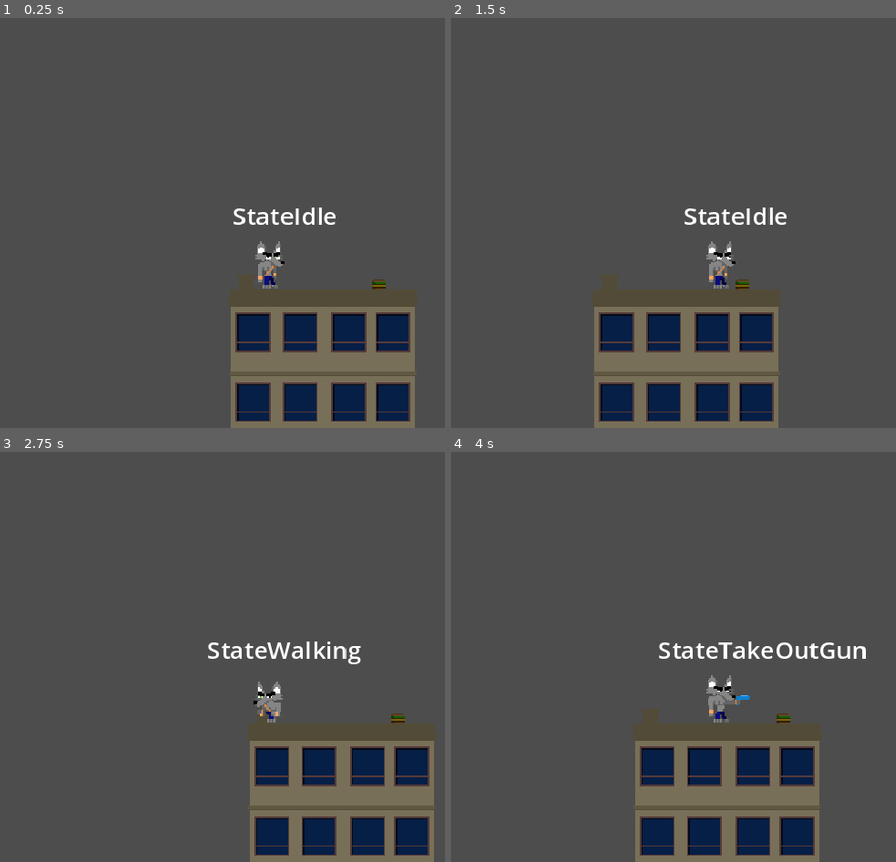
Above: before the commit, frames 1-4 (two rows, left to right).
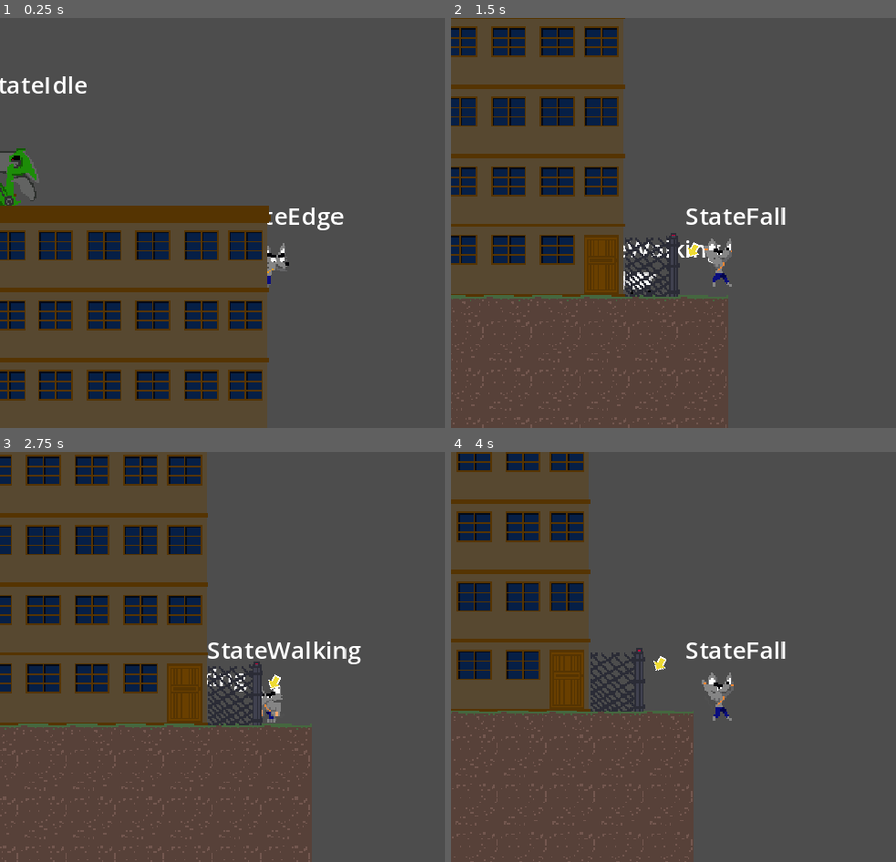
Above: after the commit, the same moments.

Repository: imikado/dupotSaveTheSheep
Game: Godot game, scene res://debug/debug.tscn
Two runs of this game, one before a commit and one after it. Both use one fixed random seed, a clock stepped at 60 frames per second and the inputs below. This scene is started directly instead of the project's main scene.
Inputs (mouse positions are in pixels of both pictures, inside the frame that each line leads up to):
- Up to frame 1 (0.25 s): no input
- Up to frame 2 (1.5 s): tap Enter (ui_accept) at 0.5, 0.77 s; move the mouse to (outside the picture) at 0.52 s; hold Right (ui_right) 0.53-1.25 s; tap Backspace (carry_sheep, bound only before the commit) at 0.6 s; click (outside the picture) at 0.67 s; drag from (669, 243) to (780, 305) at 1.27 s
- Up to frame 3 (2.75 s): move the mouse to (436, 566) at 2.02 s; hold Left (ui_left) from 2.03 s (still down); tap Tab (player_action) at 2.1 s; tap Backspace (carry_sheep, bound only before the commit) at 2.3 s
- Up to frame 4 (4 s): release Left (ui_left) at 2.75 s; drag from (780, 739) to (597, 595) at 2.77 s; move the mouse to (outside the picture) at 3.52 s; hold Right (ui_right) from 3.53 s (still down); tap Backspace (carry_sheep, bound only before the commit) at 3.6 s; tap Enter (ui_accept) at 3.77 s

The runs differ from the first frame. In frame 1, 42% of the frame differs, in the area x 0-94%, y 14-100%; in frame 2, 40%; in frame 3, 44%, in the area x 0-98%, y 0-100%; in frame 4, 34%.

Commit message:
improve performances: when room is not visible in camera area, we does not display his decor node tree

Diff:
--- a/debug/debug.tscn
+++ b/debug/debug.tscn
@@ -1,18 +1,18 @@
 [gd_scene load_steps=4 format=3 uid="uid://b7gf31soavv60"]
 
+[ext_resource type="PackedScene" uid="uid://cs0lw5ouwumj3" path="res://src/Levels/rooms/room_1.tscn" id="1_56ecs"]
 [ext_resource type="PackedScene" uid="uid://dld0jkheienqb" path="res://src/Actors/Players/Player.tscn" id="2_g1fp7"]
 [ext_resource type="PackedScene" uid="uid://detnxs05jctwf" path="res://src/Actors/Players/Sheep.tscn" id="3_8yxh2"]
-[ext_resource type="PackedScene" uid="uid://blqbs5g1aiy8m" path="res://src/Levels/rooms/room_3.tscn" id="3_owbks"]
 
 [node name="Debug" type="Node2D"]
 
-[node name="Room3" parent="." instance=ExtResource("3_owbks")]
-
-[node name="Player" parent="Room3" instance=ExtResource("2_g1fp7")]
-position = Vector2(348, 138)
-
-[node name="Camera2D" type="Camera2D" parent="Room3/Player"]
-position = Vector2(63, -43)
+[node name="Room1" parent="." instance=ExtResource("1_56ecs")]
 
 [node name="Sheep" parent="." instance=ExtResource("3_8yxh2")]
 position = Vector2(337, 336)
+
+[node name="Player" parent="." instance=ExtResource("2_g1fp7")]
+position = Vector2(348, 138)
+
+[node name="Camera2D" type="Camera2D" parent="Player"]
+position = Vector2(63, -43)
--- a/project.godot
+++ b/project.godot
@@ -24,6 +24,10 @@
 GlobalSheep="*res://src/Autoload/GlobalSheep.gd"
 GlobalTransition="*res://src/Autoload/global_transition.tscn"
 
+[debug]
+
+settings/stdout/print_fps=true
+
 [display]
 
 window/size/viewport_width=480
@@ -31,6 +35,7 @@
 window/size/window_width_override=1440
 window/size/window_height_override=810
 window/stretch/mode="canvas_items"
+window/vsync/vsync_mode=2
 
 [filesystem]
 
@@ -46,16 +51,28 @@
 , Object(InputEventJoypadButton,"resource_local_to_scene":false,"resource_name":"","device":-1,"button_index":1,"pressure":0.0,"pressed":false,"script":null)
 ]
 }
-carry_sheep={
+ui_left={
 "deadzone": 0.5,
-"events": [Object(InputEventJoypadButton,"resource_local_to_scene":false,"resource_name":"","device":-1,"button_index":0,"pressure":0.0,"pressed":false,"script":null)
-, Object(InputEventKey,"resource_local_to_scene":false,"resource_name":"","device":-1,"window_id":0,"alt_pressed":false,"shift_pressed":false,"ctrl_pressed":false,"meta_pressed":false,"pressed":false,"keycode":0,"physical_keycode":4194308,"key_label":0,"unicode":0,"echo":false,"script":null)
+"events": [Object(InputEventKey,"resource_local_to_scene":false,"resource_name":"","device":0,"window_id":0,"alt_pressed":false,"shift_pressed":false,"ctrl_pressed":false,"meta_pressed":false,"pressed":false,"keycode":4194319,"physical_keycode":0,"key_label":0,"unicode":0,"echo":false,"script":null)
+, Object(InputEventJoypadButton,"resource_local_to_scene":false,"resource_name":"","device":0,"button_index":13,"pressure":0.0,"pressed":false,"script":null)
+, Object(InputEventJoypadMotion,"resource_local_to_scene":false,"resource_name":"","device":0,"axis":0,"axis_value":-1.0,"script":null)
+, Object(InputEventJoypadMotion,"resource_local_to_scene":false,"resource_name":"","device":-1,"axis":4,"axis_value":-1.0,"script":null)
+]
+}
+ui_right={
+"deadzone": 0.5,
+"events": [Object(InputEventKey,"resource_local_to_scene":false,"resource_name":"","device":0,"window_id":0,"alt_pressed":false,"shift_pressed":false,"ctrl_pressed":false,"meta_pressed":false,"pressed":false,"keycode":4194321,"physical_keycode":0,"key_label":0,"unicode":0,"echo":false,"script":null)
+, Object(InputEventJoypadButton,"resource_local_to_scene":false,"resource_name":"","device":0,"button_index":14,"pressure":0.0,"pressed":false,"script":null)
+, Object(InputEventJoypadMotion,"resource_local_to_scene":false,"resource_name":"","device":0,"axis":0,"axis_value":1.0,"script":null)
+, Object(InputEventJoypadMotion,"resource_local_to_scene":false,"resource_name":"","device":-1,"axis":4,"axis_value":1.0,"script":null)
 ]
 }
 player_action={
 "deadzone": 0.5,
 "events": [Object(InputEventKey,"resource_local_to_scene":false,"resource_name":"","device":0,"window_id":0,"alt_presse …(181 unchanged characters)…
 , Object(InputEventJoypadButton,"resource_local_to_scene":false,"resource_name":"","device":-1,"button_index":2,"pressure":0.0,"pressed":false,"script":null)
+, Object(InputEventJoypadButton,"resource_local_to_scene":false,"resource_name":"","device":-1,"button_index":7,"pressure":0.0,"pressed":false,"script":null)
+, Object(InputEventJoypadButton,"resource_local_to_scene":false,"resource_name":"","device":-1,"button_index":6,"pressure":0.0,"pressed":false,"script":null)
 ]
 }
 
--- a/src/Actors/Enemies/CanonBall.tscn
+++ b/src/Actors/Enemies/CanonBall.tscn
@@ -53,6 +53,8 @@
 radius = 7.0
 
 [node name="Fireball" type="RigidBody2D"]
+z_index = 12
+z_as_relative = false
 script = ExtResource("1_lqbk5")
 
 [node name="AnimatedSprite2D" type="AnimatedSprite2D" parent="."]
--- a/src/Actors/Enemies/CanonRex.gd
+++ b/src/Actors/Enemies/CanonRex.gd
@@ -35,11 +35,13 @@
 func damage():
 	if !alive:
 		return
-	set_new_state(CanonRexStateMachine.STATE_DAMAGED)
 	life -=1
 	if life <=0:
 		alive=false
 		die()
+	else:
+		set_new_state(CanonRexStateMachine.STATE_DAMAGED)
+
 
 
 func spawn_fireball():
--- a/src/Actors/Enemies/CanonRex.tscn
+++ b/src/Actors/Enemies/CanonRex.tscn
@@ -185,6 +185,8 @@
 size = Vector2(132, 35)
 
 [node name="CanonRex" type="CharacterBody2D"]
+z_index = 14
+z_as_relative = false
 script = ExtResource("1_ci1on")
 FireBall = ExtResource("2_ecwdd")
 points = 10
--- a/src/Actors/Enemies/TRex.gd
+++ b/src/Actors/Enemies/TRex.gd
@@ -80,11 +80,12 @@
 func damage():
 	if !alive:
 		return
-	set_new_state(TRexStateMachine.STATE_DAMAGED)
 	life -=1
 	if life <=0:
 		alive=false
 		die()
+	else:
+		set_new_state(TRexStateMachine.STATE_DAMAGED)
 
 func spawn():
 	set_new_state(TRexStateMachine.STATE_SPAWN)
--- a/src/Actors/Enemies/TRex.tscn
+++ b/src/Actors/Enemies/TRex.tscn
@@ -312,7 +312,8 @@
 }
 
 [node name="TRex" type="CharacterBody2D"]
-z_index = 10
+z_index = 14
+z_as_relative = false
 script = ExtResource("1_krotj")
 points = 10
 
--- a/src/Actors/Players/Bullet.tscn
+++ b/src/Actors/Players/Bullet.tscn
@@ -53,6 +53,8 @@
 radius = 2.0
 
 [node name="Bullet" type="RigidBody2D"]
+z_index = 14
+z_as_relative = false
 script = ExtResource("1_axmbu")
 
 [node name="Sprite2D" type="Sprite2D" parent="."]
--- a/src/Actors/Players/Player.gd
+++ b/src/Actors/Players/Player.gd
@@ -109,7 +109,10 @@
 func update_move(_delta):
 
 	if _pending_action!=null and GlobalInput.is_press_action_button():
+		print('action')
 		action()
+	elif GlobalInput.is_press_action_button():
+		print("pending acion is empty")
 
 	var currentSpeed= get_current_speed()
 
--- a/src/Levels/MainLevelCamera2D.gd
+++ b/src/Levels/MainLevelCamera2D.gd
@@ -57,9 +57,9 @@
 	position.x=min_x+delta_x
 	position.y=min_y+delta_y
 
-	var zoom_x=clamp(get_viewport_rect().size.x/(max_x-min_x),0.2,1)
+	var zoom_x=clamp(get_viewport_rect().size.x/(max_x-min_x),0.3,1)
 
-	var zoom_y=clamp(get_viewport_rect().size.y/(min_y-max_y),0.2,1)
+	var zoom_y=clamp(get_viewport_rect().size.y/(min_y-max_y),0.3,1)
 
 	if zoom_x < zoom_y:
 		zoom=Vector2(zoom_x,zoom_x)
--- a/src/Levels/Shared/Gate.tscn
+++ b/src/Levels/Shared/Gate.tscn
@@ -171,6 +171,8 @@
 size = Vector2(9, 20)
 
 [node name="Gate" type="StaticBody2D"]
+z_index = 13
+z_as_relative = false
 script = ExtResource("1_yson1")
 
 [node name="Sprite2D" type="Sprite2D" parent="."]
@@ -194,7 +196,7 @@
 shape = SubResource("RectangleShape2D_0uc48")
 
 [node name="Sprite2D2" type="Sprite2D" parent="."]
-z_index = 10
+z_index = 16
 z_as_relative = false
 position = Vector2(-14, -1)
 texture = ExtResource("1_vgx7k")
--- a/src/Levels/main_level.gd
+++ b/src/Levels/main_level.gd
@@ -48,8 +48,18 @@
 
 	return roomList[roomNumber]
 
+
+func debug_hook():
+	if GlobalGame.is_debug():
+		player.global_position.x+=820
+		#player.global_position.y=0
+
+		sheep.global_position.x+=820
+
+
 # Called when the node enters the scene tree for the first time.
 func _ready():
+	print('main loaded')
 
 	GlobalPlayer.set_actor(player)
 
@@ -91,6 +101,9 @@
 		roomLoop.global_position.x=currentX
 		roomLoop.global_position.y=0
 
+		if i == 1:
+			roomLoop.set_decor_visible(true)
+
 		currentX+=roomLoop.width
 
 		var parallaxLayerSpriteLoop=parallaxLayerSprite.duplicate()
@@ -109,6 +122,8 @@
 
 	sheep.global_position.x=-10
 	#sheep.global_position.y=0
+
+	debug_hook()
 
 
 func on_enemy_die(enemy):
--- a/src/Levels/main_level.tscn
+++ b/src/Levels/main_level.tscn
@@ -59,8 +59,12 @@
 [node name="Controls" parent="." instance=ExtResource("4_wa5bp")]
 
 [node name="Player" parent="." instance=ExtResource("6_04vjb")]
+z_index = 14
+z_as_relative = false
 
 [node name="Sheep" parent="." instance=ExtResource("7_f3yar")]
+z_index = 14
+z_as_relative = false
 
 [node name="Camera2D" type="Camera2D" parent="." node_paths=PackedStringArray("player", "sheep")]
 script = ExtResource("12_td7dg")
--- a/src/Levels/rooms/room_1.gd
+++ b/src/Levels/rooms/room_1.gd
@@ -2,13 +2,23 @@
 
 @onready var width=$ColorRect.get_rect().size.x
 
-@onready var canonRex:CanonRex=$CanonRex
+@onready var canonRex:CanonRex=$decor/CanonRex
+
+@onready var _decor:Node2D=$decor
+
+func _ready():
+	set_decor_visible(false)
+
+func set_decor_visible(state):
+	_decor.visible=state
 
 func _on_visible_on_screen_notifier_2d_screen_entered():
+	set_decor_visible(true)
 	canonRex.enable()
 	pass # Replace with function body.
 
 
 func _on_visible_on_screen_notifier_2d_screen_exited():
+	set_decor_visible(false)
 	canonRex.disable()
 	pass # Replace with function body.
--- a/src/Levels/rooms/room_1.tscn
+++ b/src/Levels/rooms/room_1.tscn
@@ -15,7 +15,11 @@
 offset_bottom = 400.0
 color = Color(0, 0.156863, 0.321569, 1)
 
-[node name="building" type="TileMap" parent="."]
+[node name="decor" type="Node2D" parent="."]
+
+[node name="building" type="TileMap" parent="decor"]
+z_index = 10
+z_as_relative = false
 position = Vector2(0, 16)
 tile_set = ExtResource("2_w2phm")
 rendering_quadrant_size = 46
@@ -23,20 +27,22 @@
 layer_0/name = "building"
 layer_0/tile_data = PackedInt32Array(393221, 262144, 2, 393222, 327680, 2, 393223, 327680, 2, 393224, 327680, 2, 393225 …(595 unchanged characters)…
 
-[node name="gates" type="Node2D" parent="."]
+[node name="gates" type="Node2D" parent="decor"]
 position = Vector2(-1, 13)
 
-[node name="Gate" parent="gates" instance=ExtResource("2_61ble")]
+[node name="Gate" parent="decor/gates" instance=ExtResource("2_61ble")]
 position = Vector2(381, 305)
 
-[node name="ground" type="TileMap" parent="." groups=["ground"]]
+[node name="ground" type="TileMap" parent="decor" groups=["ground"]]
+z_index = 12
+z_as_relative = false
 tile_set = ExtResource("3_4isbu")
 rendering_quadrant_size = 32
 format = 2
 layer_0/name = "Ground"
 layer_0/tile_data = PackedInt32Array(917504, 1, 1, 917505, 1, 1, 917506, 1, 1, 917507, 1, 1, 917508, 1, 1, 917509, 1, 1 …(5104 unchanged characters)…
 
-[node name="CanonRex" parent="." instance=ExtResource("5_k67tc")]
+[node name="CanonRex" parent="decor" instance=ExtResource("5_k67tc")]
 position = Vector2(184, 66)
 
 [node name="VisibleOnScreenNotifier2D" type="VisibleOnScreenNotifier2D" parent="."]
--- a/src/Levels/rooms/room_2.gd
+++ b/src/Levels/rooms/room_2.gd
@@ -4,20 +4,28 @@
 
 @onready var _enemyList=$enemyList
 
+@onready var _decor:Node2D=$decor
+
 @onready var _spawnTimer=$Timer
 @onready var _spawnStartTimer=$StartTimer
 
-@onready var _spawnMarker2D=$spawnMarker2D
+@onready var _spawnMarker2D=$decor/spawnMarker2D
 
 @export var TRex:PackedScene
 
-@onready var door:Door=$Door
+@onready var door:Door=$decor/Door
 
-@onready var _spawnAlert:Sprite2D=$building/spawnAlert
+@onready var _spawnAlert:Sprite2D=$decor/building/spawnAlert
 
 var started=false
 
 var enabled=false
+
+func _ready():
+	set_decor_visible(false)
+
+func set_decor_visible(state):
+	_decor.visible=state
 
 func spawn_trex():
 
@@ -59,6 +67,8 @@
 	return enabled
 
 func _on_visible_on_screen_notifier_2d_screen_entered():
+	print('visible')
+	set_decor_visible(true)
 	if !is_enabled():
 		if !started :
 			_spawnStartTimer.start()
@@ -68,6 +78,7 @@
 		enable_enemy_list()
 
 func _on_visible_on_screen_notifier_2d_screen_exited():
+	set_decor_visible(false)
 	disable_enemy_list()
 	_spawnTimer.stop()
 
--- a/src/Levels/rooms/room_2.tscn
+++ b/src/Levels/rooms/room_2.tscn
@@ -13,13 +13,11 @@
 script = ExtResource("1_jgm7b")
 TRex = ExtResource("2_2ormh")
 
-[node name="ColorRect" type="ColorRect" parent="."]
-visible = false
-offset_right = 316.0
-offset_bottom = 400.0
-color = Color(0, 0.156863, 0.321569, 1)
+[node name="decor" type="Node2D" parent="."]
 
-[node name="building" type="TileMap" parent="."]
+[node name="building" type="TileMap" parent="decor"]
+z_index = 10
+z_as_relative = false
 position = Vector2(0, 16)
 tile_set = ExtResource("2_d27jb")
 rendering_quadrant_size = 46
@@ -27,7 +25,7 @@
 layer_0/name = "building"
 layer_0/tile_data = PackedInt32Array(393223, 131072, 2, 196615, 131072, 0, 196614, 65536, 0, 262150, 65536, 1, 327686,  …(337 unchanged characters)…
 
-[node name="Sprite2D" type="Sprite2D" parent="building"]
+[node name="Sprite2D" type="Sprite2D" parent="decor/building"]
 modulate = Color(0.470588, 0.435294, 0.345098, 1)
 position = Vector2(236, 267)
 scale = Vector2(0.195075, 0.195075)
@@ -35,7 +33,7 @@
 region_enabled = true
 region_rect = Rect2(0, 0, 64, 64)
 
-[node name="spawnAlert" type="Sprite2D" parent="building"]
+[node name="spawnAlert" type="Sprite2D" parent="decor/building"]
 visible = false
 modulate = Color(1, 0.309804, 0.835294, 1)
 position = Vector2(236, 267)
@@ -44,21 +42,35 @@
 region_enabled = true
 region_rect = Rect2(0, 0, 64, 64)
 
-[node name="gates" type="Node2D" parent="."]
+[node name="gates" type="Node2D" parent="decor"]
 position = Vector2(-1, 15)
 
-[node name="Gate" parent="gates" instance=ExtResource("3_78nxm")]
+[node name="Gate" parent="decor/gates" instance=ExtResource("3_78nxm")]
 position = Vector2(285, 303)
 
-[node name="ground" type="TileMap" parent="." groups=["ground"]]
+[node name="ground" type="TileMap" parent="decor" groups=["ground"]]
+z_index = 12
+z_as_relative = false
 tile_set = ExtResource("3_tk8ub")
 rendering_quadrant_size = 32
 format = 2
 layer_0/name = "Ground"
 layer_0/tile_data = PackedInt32Array(917504, 1, 1, 917505, 1, 1, 917506, 1, 1, 917507, 1, 1, 917508, 1, 1, 917509, 1, 1 …(4807 unchanged characters)…
 
-[node name="spawnMarker2D" type="Marker2D" parent="."]
+[node name="spawnMarker2D" type="Marker2D" parent="decor"]
 position = Vector2(236, 334)
+
+[node name="WaterBottle" parent="decor" instance=ExtResource("5_7csw6")]
+position = Vector2(113, 185)
+
+[node name="Door" parent="decor" instance=ExtResource("7_w8dgg")]
+position = Vector2(237.5, 316.5)
+
+[node name="ColorRect" type="ColorRect" parent="."]
+visible = false
+offset_right = 316.0
+offset_bottom = 400.0
+color = Color(0, 0.156863, 0.321569, 1)
 
 [node name="enemyList" type="Node2D" parent="."]
 
@@ -66,15 +78,9 @@
 wait_time = 30.0
 one_shot = true
 
-[node name="WaterBottle" parent="." instance=ExtResource("5_7csw6")]
-position = Vector2(113, 185)
-
 [node name="VisibleOnScreenNotifier2D" type="VisibleOnScreenNotifier2D" parent="."]
-position = Vector2(159.5, 322)
-scale = Vector2(15.95, 1.3)
-
-[node name="Door" parent="." instance=ExtResource("7_w8dgg")]
-position = Vector2(237.5, 316.5)
+position = Vector2(159.5, 224.5)
+scale = Vector2(15.95, 11.05)
 
 [node name="StartTimer" type="Timer" parent="."]
 wait_time = 5.0
--- a/src/Levels/rooms/room_3.gd
+++ b/src/Levels/rooms/room_3.gd
@@ -2,18 +2,26 @@
 
 @onready var width=$ColorRect.get_rect().size.x
 
-@onready var drone=$drone
+@onready var drone=$decor/drone
+
+@onready var _decor:Node2D=$decor
 
 var enabled=false
 
 func _ready():
+	set_decor_visible(false)
 	set_drone_process(false)
 
+func set_decor_visible(state):
+	_decor.visible=state
+
 func _on_visible_on_screen_notifier_2d_screen_entered():
+	set_decor_visible(true)
 	enabled=true
 	set_drone_process(enabled)
 
 func _on_visible_on_screen_notifier_2d_screen_exited():
+	set_decor_visible(false)
 	enabled=false
 	set_drone_process(enabled)
 
--- a/src/Levels/rooms/room_3.tscn
+++ b/src/Levels/rooms/room_3.tscn
@@ -18,7 +18,11 @@
 offset_bottom = 400.0
 color = Color(0, 0.156863, 0.321569, 1)
 
-[node name="building" type="TileMap" parent="."]
+[node name="decor" type="Node2D" parent="."]
+
+[node name="building" type="TileMap" parent="decor"]
+z_index = 10
+z_as_relative = false
 position = Vector2(0, 16)
 tile_set = ExtResource("1_ow6v7")
 rendering_quadrant_size = 46
@@ -26,52 +30,54 @@
 layer_0/name = "building"
 layer_0/tile_data = PackedInt32Array(393217, 262144, 2, 393218, 327680, 2, 393219, 393216, 2, 327683, 393216, 1, 262147 …(547 unchanged characters)…
 
-[node name="ground" type="TileMap" parent="." groups=["ground"]]
+[node name="ground" type="TileMap" parent="decor" groups=["ground"]]
+z_index = 12
+z_as_relative = false
 tile_set = ExtResource("3_77cwb")
 rendering_quadrant_size = 32
 format = 2
 layer_0/name = "Ground"
 layer_0/tile_data = PackedInt32Array(917504, 1, 1, 917513, 1, 1, 851968, 1, 1, 851977, 1, 1, 720896, 1, 1, 720905, 1, 1 …(7612 unchanged characters)…
 
-[node name="bridge" parent="." instance=ExtResource("4_ajfhn")]
+[node name="bridge" parent="decor" instance=ExtResource("4_ajfhn")]
 position = Vector2(289, 337)
 _number_subBridge = 5
 
-[node name="Handle" parent="." node_paths=PackedStringArray("bridge") instance=ExtResource("5_ojdwi")]
+[node name="Handle" parent="decor" node_paths=PackedStringArray("bridge") instance=ExtResource("5_ojdwi")]
 position = Vector2(308, 333)
 bridge = NodePath("../bridge")
 
-[node name="drone" parent="." instance=ExtResource("6_i0xx1")]
+[node name="drone" parent="decor" instance=ExtResource("6_i0xx1")]
 position = Vector2(142, 147)
 sync_to_physics = false
 distance = Vector2(170, 0)
 
-[node name="Node2D" type="Node2D" parent="."]
+[node name="Node2D" type="Node2D" parent="decor"]
 position = Vector2(5, -62)
 
-[node name="wastes" parent="Node2D" instance=ExtResource("7_dii1g")]
+[node name="wastes" parent="decor/Node2D" instance=ExtResource("7_dii1g")]
 position = Vector2(142, 483)
 rotation = 0.843636
 
-[node name="wastes2" parent="Node2D" instance=ExtResource("7_dii1g")]
+[node name="wastes2" parent="decor/Node2D" instance=ExtResource("7_dii1g")]
 position = Vector2(168, 500)
 
-[node name="wastes3" parent="Node2D" instance=ExtResource("7_dii1g")]
+[node name="wastes3" parent="decor/Node2D" instance=ExtResource("7_dii1g")]
 position = Vector2(201, 501)
 
-[node name="wastes4" parent="Node2D" instance=ExtResource("7_dii1g")]
+[node name="wastes4" parent="decor/Node2D" instance=ExtResource("7_dii1g")]
 position = Vector2(236, 500)
 
-[node name="wastes5" parent="Node2D" instance=ExtResource("7_dii1g")]
+[node name="wastes5" parent="decor/Node2D" instance=ExtResource("7_dii1g")]
 position = Vector2(261, 486)
 rotation = -0.795242
 
+[node name="Burger" parent="decor" instance=ExtResource("8_5bdwh")]
+position = Vector2(421, 144)
+
 [node name="VisibleOnScreenNotifier2D" type="VisibleOnScreenNotifier2D" parent="."]
-position = Vector2(240, 327)
-scale = Vector2(24, 0.9)
-
-[node name="Burger" parent="." instance=ExtResource("8_5bdwh")]
-position = Vector2(421, 144)
+position = Vector2(240, 217.5)
+scale = Vector2(24, 11.85)
 
 [connection signal="screen_entered" from="VisibleOnScreenNotifier2D" to="." method="_on_visible_on_screen_notifier_2d_screen_entered"]
 [connection signal="screen_exited" from="VisibleOnScreenNotifier2D" to="." method="_on_visible_on_screen_notifier_2d_screen_exited"]
--- a/src/Levels/rooms/room_4.gd
+++ b/src/Levels/rooms/room_4.gd
@@ -1,10 +1,17 @@
 extends Node2D
 
 @onready var width=$ColorRect.get_rect().size.x
-@onready var animationPlayer:AnimationPlayer=$AnimationPlayer
+@onready var animationPlayer:AnimationPlayer=$decor/AnimationPlayer
 
+@onready var _decor:Node2D=$decor
 
 var opened=true
+
+func _ready():
+	set_decor_visible(false)
+
+func set_decor_visible(state):
+	_decor.visible=state
 
 func open():
 	print('open')
@@ -20,3 +27,13 @@
 	opened=false
 	animationPlayer.play("goup")
 	return
+
+
+func _on_visible_on_screen_notifier_2d_screen_entered():
+	set_decor_visible(true)
+	pass # Replace with function body.
+
+
+func _on_visible_on_screen_notifier_2d_screen_exited():
+	set_decor_visible(false)
+	pass # Replace with function body.
--- a/src/Levels/rooms/room_4.tscn
+++ b/src/Levels/rooms/room_4.tscn
@@ -12,7 +12,7 @@
 tracks/0/type = "value"
 tracks/0/imported = false
 tracks/0/enabled = true
-tracks/0/path = NodePath("Elevator:position")
+tracks/0/path = NodePath("decor/Elevator:position")
 tracks/0/interp = 1
 tracks/0/loop_wrap = true
 tracks/0/keys = {
@@ -24,7 +24,7 @@
 tracks/1/type = "value"
 tracks/1/imported = false
 tracks/1/enabled = true
-tracks/1/path = NodePath("Line2D:points")
+tracks/1/path = NodePath("decor/Line2D:points")
 tracks/1/interp = 1
 tracks/1/loop_wrap = true
 tracks/1/keys = {
@@ -40,7 +40,7 @@
 tracks/0/type = "value"
 tracks/0/imported = false
 tracks/0/enabled = true
-tracks/0/path = NodePath("Elevator:position")
+tracks/0/path = NodePath("decor/Elevator:position")
 tracks/0/interp = 1
 tracks/0/loop_wrap = true
 tracks/0/keys = {
@@ -52,7 +52,7 @@
 tracks/1/type = "value"
 tracks/1/imported = false
 tracks/1/enabled = true
-tracks/1/path = NodePath("Line2D:points")
+tracks/1/path = NodePath("decor/Line2D:points")
 tracks/1/interp = 1
 tracks/1/loop_wrap = true
 tracks/1/keys = {
@@ -78,7 +78,11 @@
 scale = Vector2(0.92, 1)
 color = Color(0, 0.156863, 0.321569, 1)
 
-[node name="building" type="TileMap" parent="."]
+[node name="decor" type="Node2D" parent="."]
+
+[node name="building" type="TileMap" parent="decor"]
+z_index = 10
+z_as_relative = false
 position = Vector2(0, 21)
 tile_set = ExtResource("2_yghf3")
 rendering_quadrant_size = 46
@@ -86,33 +90,43 @@
 layer_0/name = "building"
 layer_0/tile_data = PackedInt32Array(524295, 393216, 2, 458759, 393216, 1, 393223, 393216, 1, 393222, 327680, 1, 393221 …(297 unchanged characters)…
 
-[node name="ground" type="TileMap" parent="." groups=["ground"]]
+[node name="ground" type="TileMap" parent="decor" groups=["ground"]]
+z_index = 12
+z_as_relative = false
 tile_set = ExtResource("3_dhhov")
 rendering_quadrant_size = 32
 format = 2
 layer_0/name = "Ground"
 layer_0/tile_data = PackedInt32Array(917504, 1, 1, 917505, 1, 1, 917506, 1, 1, 917507, 1, 1, 917509, 1, 1, 917510, 1, 1 …(4626 unchanged characters)…
 
-[node name="crane" type="TileMap" parent="."]
+[node name="crane" type="TileMap" parent="decor"]
 tile_set = ExtResource("4_qcevo")
 rendering_quadrant_size = 32
 format = 2
 layer_0/tile_data = PackedInt32Array(1245197, 131072, 1, 1179661, 131072, 1, 1114125, 131072, 1, 1310733, 131072, 1, 13 …(221 unchanged characters)…
 
-[node name="Line2D" type="Line2D" parent="."]
+[node name="Line2D" type="Line2D" parent="decor"]
 position = Vector2(304, 229)
 points = PackedVector2Array(0, 0, 0, 169)
 width = 1.0
 default_color = Color(0.156863, 0.054902, 0.0901961, 1)
 
-[node name="Elevator" parent="." instance=ExtResource("5_lpeci")]
+[node name="Elevator" parent="decor" instance=ExtResource("5_lpeci")]
 position = Vector2(285, 398)
 
-[node name="Handle" parent="." node_paths=PackedStringArray("bridge") instance=ExtResource("6_bay80")]
+[node name="Handle" parent="decor" node_paths=PackedStringArray("bridge") instance=ExtResource("6_bay80")]
 position = Vector2(328, 333)
-bridge = NodePath("..")
+bridge = NodePath("../..")
 
-[node name="AnimationPlayer" type="AnimationPlayer" parent="."]
+[node name="AnimationPlayer" type="AnimationPlayer" parent="decor"]
+root_node = NodePath("../..")
 libraries = {
 "": SubResource("AnimationLibrary_jxvj2")
 }
+
+[node name="VisibleOnScreenNotifier2D" type="VisibleOnScreenNotifier2D" parent="."]
+position = Vector2(192, 240)
+scale = Vector2(19.25, 25.15)
+
+[connection signal="screen_entered" from="VisibleOnScreenNotifier2D" to="." method="_on_visible_on_screen_notifier_2d_screen_entered"]
+[connection signal="screen_exited" from="VisibleOnScreenNotifier2D" to="." method="_on_visible_on_screen_notifier_2d_screen_exited"]
